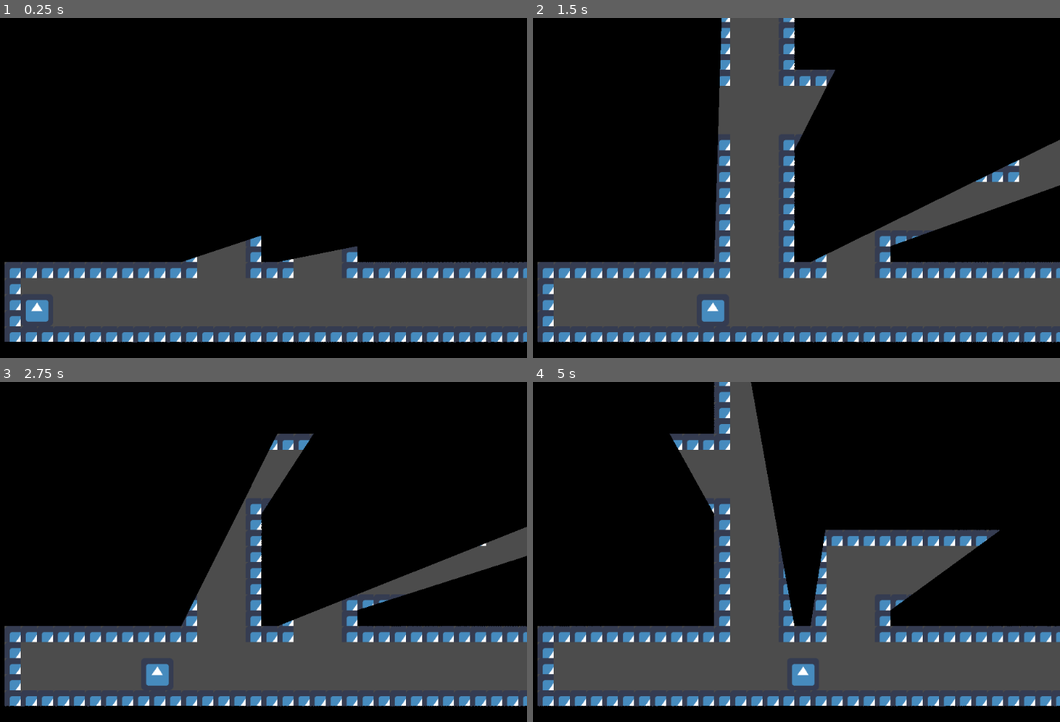
Above: before the commit, frames 1-4 (two rows, left to right).
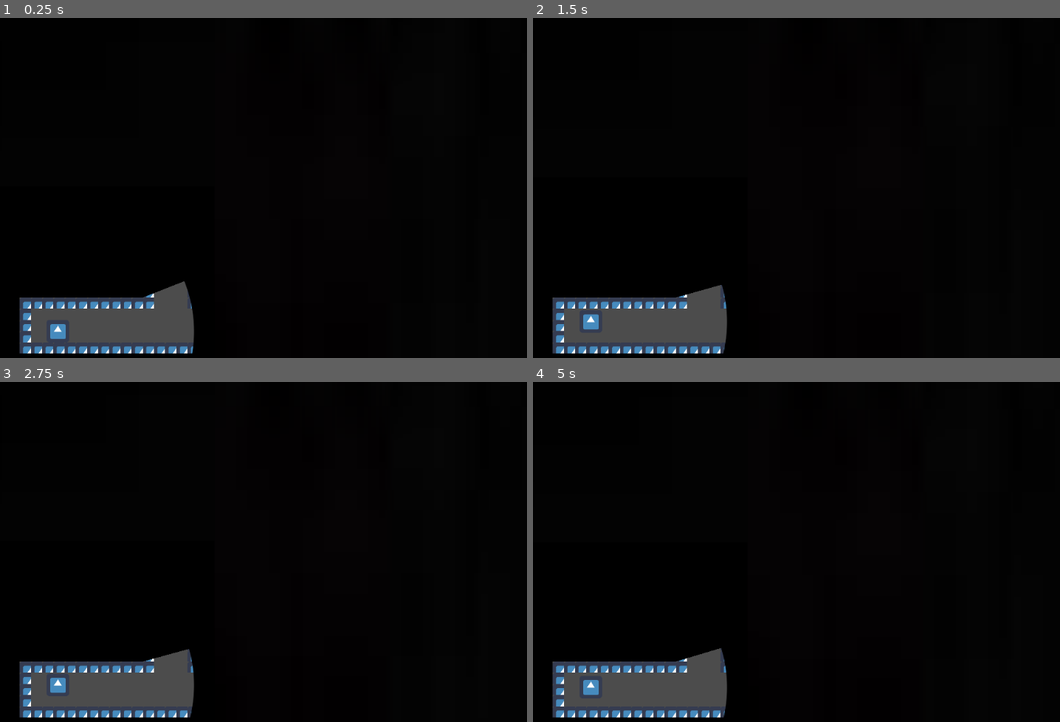
Above: after the commit, the same moments.

Repository: Team-ROUS/rodents-of-usual-size
Game: Godot game, scene res://World.tscn
The game is run twice, just before and just after one commit, with the same random seed, the same clock (stepped at 60 frames per second) and the same inputs. The engine's default icon, where the game draws it, is replaced by a stand-in: a white triangle on a blue panel in a dark square.
Inputs:
- Up to frame 1 (0.25 s): no input
- Up to frame 2 (1.5 s): tap Enter at 0.5 s; hold W (jump, bound only after the commit) 0.53-1.28 s; hold Right (ui_right) from 0.53 s (still down); tap W (jump, bound only after the commit) at 1.35 s
- Up to frame 3 (2.75 s): tap W (jump, bound only after the commit) at 1.52, 1.82 s; release Right (ui_right) at 2.03 s; hold Left (ui_left) from 2.03 s (still down); hold W (jump, bound only after the commit) from 2.03 s (still down)
- Up to frame 4 (5 s): release Left (ui_left) at 2.78 s; release W (jump, bound only after the commit) at 2.78 s; hold Right (ui_right) 2.78-4.28 s; tap W (jump, bound only after the commit) at 2.85, 3.02, 3.32, 4.35, 4.52, 4.82 s; hold W (jump, bound only after the commit) 3.53-4.28 s; hold Left (ui_left) from 4.28 s (still down)

The runs differ from the first frame. In frame 1, 22% of the frame differs, in the area x 0-100%, y 63-99%; in frame 2, 37%, in the area x 0-100%, y 0-99%; in frame 3, 29%; in frame 4, 37%.

Commit message:
fixed

Diff:
--- a/Player.gd
+++ b/Player.gd
@@ -1,34 +1,141 @@
-extends Node2D
+extends KinematicBody2D
 
-var game_end = false;
+const UP = Vector2(0, -1)
+const GRAVITY = 25
+const MAXFALLSPEED = 400
+const MAXSPEED = 200
+export(int) var JUMPFORCE  = 600
+const ACCEL = 10
+const AIRMULTIPLIERCONTROLS = 0.7
+const AIRMULTIPLERX = 0.1
+
+var motion = Vector2()
+var direction = 1
+var facingX = "right"
+var facingY = "none"
 
 # Called when the node enters the scene tree for the first time.
 func _ready():
 	pass # Replace with function body.
 
+func _physics_process(delta):
+	print(direction)
+	motion.x = clamp(motion.x, -MAXSPEED, MAXSPEED)
+	rotate_mouse(facingX, facingY)
+	$Wallcheckerfront.rotation_degrees = 90 * -direction
+	$Wallcheckerfront.rotation_degrees = 90 * direction
+	if is_near_wall() != 0:
+		direction = is_near_wall()
 
-# Called every frame. 'delta' is the elapsed time since the previous frame.
-#func _process(delta):
-#	pass
-
-func _physics_process(delta):
-	var left = Input.get_action_strength("ui_left")
-	var right = Input.get_action_strength("ui_right")
-	var up = Input.get_action_strength("ui_up")
-	var down = Input.get_action_strength("ui_down")
-
-	var x = -left if left > 0 else right
-	var y = -up if up > 0 else down
-	$Player/KinematicBody2D.move_and_slide(Vector2(x * 300, y * 300))
+#	if is_near_wall():
+#		motion.x += ACCEL * direction
 
 
-func _process(delta):
-	if game_end == false:
-		var finish = get_node("Finish")
-		if(finish.occupied == true):
-			$AcceptDialog.popup()
-			game_end = true;
 
 
-func _on_AcceptDialog_confirmed():
-	print("next level")
+	if is_on_floor():
+		facingY = "none"
+
+	if not is_on_wall():
+		facingY = "none"
+		motion.y += GRAVITY
+		if motion.y > MAXFALLSPEED:
+			motion.y = MAXFALLSPEED
+
+		if is_on_floor():
+			if Input.is_action_pressed("right"):
+				motion.x += ACCEL
+				direction = 1
+				facingX = "right"
+			elif Input.is_action_pressed("left"):
+				motion.x -= ACCEL
+				direction = -1
+				facingX = "left"
+			else:
+				motion.x = lerp(motion.x, 0, 0.2)
+			if Input.is_action_pressed("jump"):
+				motion.y = -JUMPFORCE
+		else:
+			if Input.is_action_pressed("right"):
+				motion.x += ACCEL * AIRMULTIPLIERCONTROLS
+				direction = 1
+				facingX = "right"
+			elif Input.is_action_pressed("left"):
+				motion.x -= ACCEL * AIRMULTIPLIERCONTROLS
+				direction = -1
+				facingX = "left"
+			else:
+				motion.x = lerp(motion.x, 0, 0.2 * AIRMULTIPLERX)
+
+
+
+	elif is_on_wall():
+		if is_on_floor():
+			if direction == -1:
+				if Input.is_action_pressed("left"):
+					motion.y = -ACCEL
+				if Input.is_action_pressed("right"):
+					motion.x = -ACCEL * direction
+			elif direction == 1:
+				if Input.is_action_pressed("right"):
+					motion.y = -ACCEL
+				if Input.is_action_pressed("left"):
+					motion.x = -ACCEL * direction
+
+		motion.y = clamp(motion.y, -MAXSPEED, MAXSPEED)
+		if not is_on_floor():
+			motion.x += GRAVITY * direction
+
+		if Input.is_action_pressed("jump"):
+			motion.x = -JUMPFORCE * direction
+			motion.y = -JUMPFORCE
+		elif Input.is_action_pressed("right"):
+			if direction == 1:
+				print("up")
+				facingY = "up"
+			elif direction == -1:
+				facingY = "down"
+				print("down")
+			motion.y -= ACCEL * direction
+		elif Input.is_action_pressed("left"):
+			if direction == 1:
+				facingY = "down"
+				print("down")
+			elif direction == -1:
+				facingY = "up"
+				print("up")
+			motion.y += ACCEL * direction
+
+		else:
+			motion.y = lerp(motion.y, 0, 0.2)
+
+
+
+	motion = move_and_slide(motion, UP)
+
+
+func is_near_wall():
+	if $Wallcheckerfront.is_colliding():
+		return 1
+	if $Wallcheckerback.is_colliding():
+		return -1
+	else:
+		return 0
+
+func rotate_mouse(x, y):
+	$Sprite.scale.x = direction
+	$CollisionShape2D.scale.x = direction
+
+	if y == "up":
+		$Sprite.rotation_degrees = -90 * direction
+#		$CollisionShape2D.rotation_degrees = 180 * direction
+		$Sprite.scale.y = 1
+	elif y == "none":
+		$Sprite.rotation_degrees = 0
+#		$CollisionShape2D.rotation_degrees = 0
+		$Sprite.scale.y = 1
+	elif y == "down":
+		$Sprite.rotation_degrees = 90 * direction
+#		$CollisionShape2D.rotation_degrees = -180 * direction
+		$Sprite.scale.y = -1
+	$CollisionShape2D.rotation_degrees = $Sprite.rotation_degrees
--- a/World.tscn
+++ b/World.tscn
@@ -3,35 +3,9 @@
 [ext_resource path="res://icon.png" type="Texture" id=1]
 [ext_resource path="res://Player.gd" type="Script" id=2]
 [ext_resource path="res://light.png" type="Texture" id=3]
-[ext_resource path="res://Finish.gd" type="Script" id=4]
+[ext_resource path="res://Finish.gd" type="Script" id=5]
 [ext_resource path="res://white.png" type="Texture" id=6]
-
-[sub_resource type="RectangleShape2D" id=1]
-extents = Vector2( 32, 32 )
-
-[sub_resource type="CanvasItemMaterial" id=15]
-
-[sub_resource type="Shader" id=17]
-code = " shader_type canvas_item;
-
-
-void fragment() {
-    vec2 st = UV; // Assigns the UV distribution to the new distribution, s-t.
-    float angle = atan((UV.y)/(UV.x));
-    float y = sin(angle);
-    float x = cos(angle); // Assigns y as a function of x;
-
-    //vec2 circ = vec2(UV.x * cos(UV.y + TIME), UV.y * sin(UV.x + TIME));
-
-    float radial = distance(UV, vec2(0.5)); // Creates a radial gradient.
-    radial = step(radial, (sin(TIME)+3.)/8.); //Steps it to be binary.
-
-    COLOR = vec4(radial, 0., 0., 1.);
-
-}"
-
-[sub_resource type="ShaderMaterial" id=18]
-shader = SubResource( 17 )
+[ext_resource path="res://black.jpeg" type="Texture" id=7]
 
 [sub_resource type="OccluderPolygon2D" id=14]
 polygon = PoolVector2Array( 0, 0, 32, 0, 32, 32, 0, 32 )
@@ -169,48 +143,28 @@
 } ]
 3/z_index = 0
 
-[sub_resource type="RectangleShape2D" id=15]
-extents = Vector2( 21.5, 40.5 )
+[sub_resource type="Shader" id=19]
+code = "shader_type canvas_item;
+
+
+void fragment() {
+    float radial = distance(UV, vec2(0.5)); // Creates a radial gradient.
+    radial = smoothstep(radial+0.001, radial-0.001, 0.4); //Steps it to be binary.
+	COLOR = vec4(0., 0., 0., radial);
+}"
+
+[sub_resource type="ShaderMaterial" id=20]
+shader = SubResource( 19 )
+
+[sub_resource type="RectangleShape2D" id=1]
+extents = Vector2( 32, 32 )
+
+[sub_resource type="CanvasItemMaterial" id=15]
 
 [node name="World" type="Node2D"]
-script = ExtResource( 2 )
 
 [node name="Player" type="Node2D" parent="." groups=["player"]]
 position = Vector2( 90, 100 )
-
-[node name="KinematicBody2D" type="KinematicBody2D" parent="Player" groups=["player"]]
-
-[node name="CollisionShape2D" type="CollisionShape2D" parent="Player/KinematicBody2D"]
-shape = SubResource( 1 )
-
-[node name="Light2D" type="Light2D" parent="Player/KinematicBody2D"]
-texture = ExtResource( 3 )
-texture_scale = 10.0
-color = Color( 1, 1, 1, 0 )
-mode = 3
-shadow_enabled = true
-shadow_color = Color( 0, 0, 0, 1 )
-
-[node name="Sprite" type="Sprite" parent="Player/KinematicBody2D"]
-light_mask = 2
-material = SubResource( 15 )
-texture = ExtResource( 1 )
-
-[node name="Circle" type="Light2D" parent="Player/KinematicBody2D"]
-material = SubResource( 18 )
-texture = ExtResource( 6 )
-visible = false
-position = Vector2( 575, 419 )
-scale = Vector2( 1, 937 )
-mode = 3
-shadow_enabled = true
-
-[node name="Light2D3" type="Light2D" parent="Player/KinematicBody2D"]
-position = Vector2( 1, 0 )
-texture = ExtResource( 6 )
-texture_scale = 50.0
-color = Color( 1, 1, 1, 0 )
-energy = 0.5
 
 [node name="Camera2D" type="Camera2D" parent="."]
 position = Vector2( -197, -797 )
@@ -235,17 +189,16 @@
 [node name="Camera2D" type="Camera2D" parent="."]
 position = Vector2( -95, -483 )
 anchor_mode = 0
-current = true
 zoom = Vector2( 1.15, 1.15 )
 
 [node name="Finish" type="Area2D" parent="."]
+visible = false
 position = Vector2( 826, -365 )
 collision_mask = 0
-script = ExtResource( 4 )
+script = ExtResource( 5 )
 
 [node name="CollisionShape2D" type="CollisionShape2D" parent="Finish"]
 position = Vector2( 49.5, -30.5 )
-shape = SubResource( 15 )
 
 [node name="Sprite" type="Sprite" parent="Finish"]
 position = Vector2( 50, -31 )
@@ -260,6 +213,77 @@
 window_title = ":D"
 dialog_text = "Level Cleared!"
 
+[node name="player" type="KinematicBody2D" parent="." groups=["player"]]
+position = Vector2( 150, 90 )
+script = ExtResource( 2 )
+
+[node name="Node2D" type="Node2D" parent="player"]
+position = Vector2( -150, -90 )
+
+[node name="Circle2" type="Sprite" parent="player/Node2D"]
+light_mask = 2
+material = SubResource( 20 )
+position = Vector2( 151, 91 )
+scale = Vector2( 4.86, 4.86 )
+texture = ExtResource( 6 )
+
+[node name="TopBlackout" type="Sprite" parent="player/Node2D"]
+light_mask = 2
+position = Vector2( 6944, -33853 )
+scale = Vector2( 97.9209, 139.705 )
+texture = ExtResource( 7 )
+
+[node name="RightBlackout" type="Sprite" parent="player/Node2D"]
+light_mask = 2
+position = Vector2( 10630, -15981 )
+scale = Vector2( 31.3513, 238.638 )
+texture = ExtResource( 7 )
+
+[node name="LeftBlackout2" type="Sprite" parent="player/Node2D"]
+light_mask = 2
+position = Vector2( 32553, 13574 )
+scale = Vector2( 107.709, 84.6323 )
+texture = ExtResource( 7 )
+offset = Vector2( -233.783, 85.7721 )
+
+[node name="LeftBlackout" type="Sprite" parent="player/Node2D"]
+light_mask = 2
+position = Vector2( -745, -2125 )
+scale = Vector2( 5.59922, 15.4479 )
+texture = ExtResource( 7 )
+offset = Vector2( -233.783, 85.7721 )
+
+[node name="CollisionShape2D" type="CollisionShape2D" parent="player"]
+shape = SubResource( 1 )
+
+[node name="Sprite" type="Sprite" parent="player"]
+light_mask = 2
+material = SubResource( 15 )
+texture = ExtResource( 1 )
+
+[node name="Shadow mask" type="Light2D" parent="player"]
+texture = ExtResource( 3 )
+texture_scale = 10.0
+color = Color( 1, 1, 1, 0 )
+mode = 3
+shadow_enabled = true
+shadow_color = Color( 0, 0, 0, 1 )
+
+[node name="Illumination" type="Light2D" parent="player"]
+position = Vector2( 1, 0 )
+texture = ExtResource( 6 )
+texture_scale = 50.0
+color = Color( 1, 1, 1, 0 )
+energy = 0.5
+
+[node name="Wallcheckerfront" type="RayCast2D" parent="player"]
+rotation = -1.5708
+enabled = true
+
+[node name="Wallcheckerback" type="RayCast2D" parent="player"]
+rotation = 1.5708
+enabled = true
+
 [connection signal="body_entered" from="Finish" to="Finish" method="_on_Finish_body_entered"]
 [connection signal="body_exited" from="Finish" to="Finish" method="_on_Finish_body_exited"]
 [connection signal="confirmed" from="AcceptDialog" to="." method="_on_AcceptDialog_confirmed"]
--- a/project.godot
+++ b/project.godot
@@ -14,6 +14,24 @@
 run/main_scene="res://World.tscn"
 config/icon="res://icon.png"
 
+[input]
+
+left={
+"deadzone": 0.5,
+"events": [ Object(InputEventKey,"resource_local_to_scene":false,"resource_name":"","device":0,"alt":false,"shift":false,"control":false,"meta":false,"command":false,"pressed":false,"scancode":65,"physical_scancode":0,"unicode":0,"echo":false,"script":null)
+ ]
+}
+right={
+"deadzone": 0.5,
+"events": [ Object(InputEventKey,"resource_local_to_scene":false,"resource_name":"","device":0,"alt":false,"shift":false,"control":false,"meta":false,"command":false,"pressed":false,"scancode":68,"physical_scancode":0,"unicode":0,"echo":false,"script":null)
+ ]
+}
+jump={
+"deadzone": 0.5,
+"events": [ Object(InputEventKey,"resource_local_to_scene":false,"resource_name":"","device":0,"alt":false,"shift":false,"control":false,"meta":false,"command":false,"pressed":false,"scancode":87,"physical_scancode":0,"unicode":0,"echo":false,"script":null)
+ ]
+}
+
 [layer_names]
 
 2d_physics/layer_1=true
